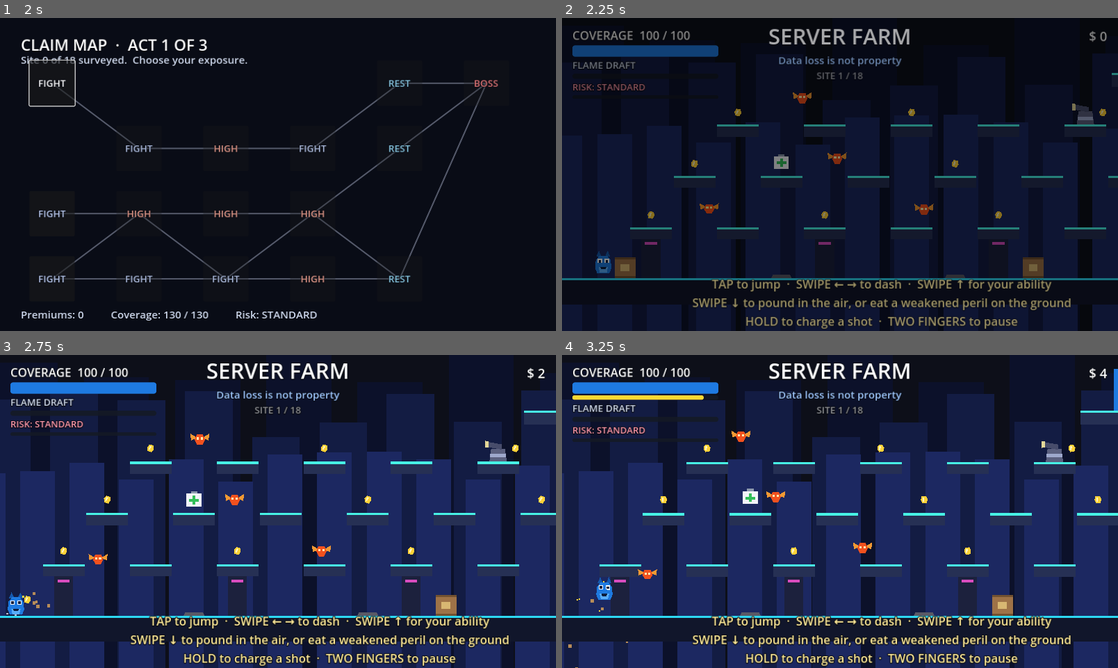
Above: before the commit, frames 1-4 (two rows, left to right).
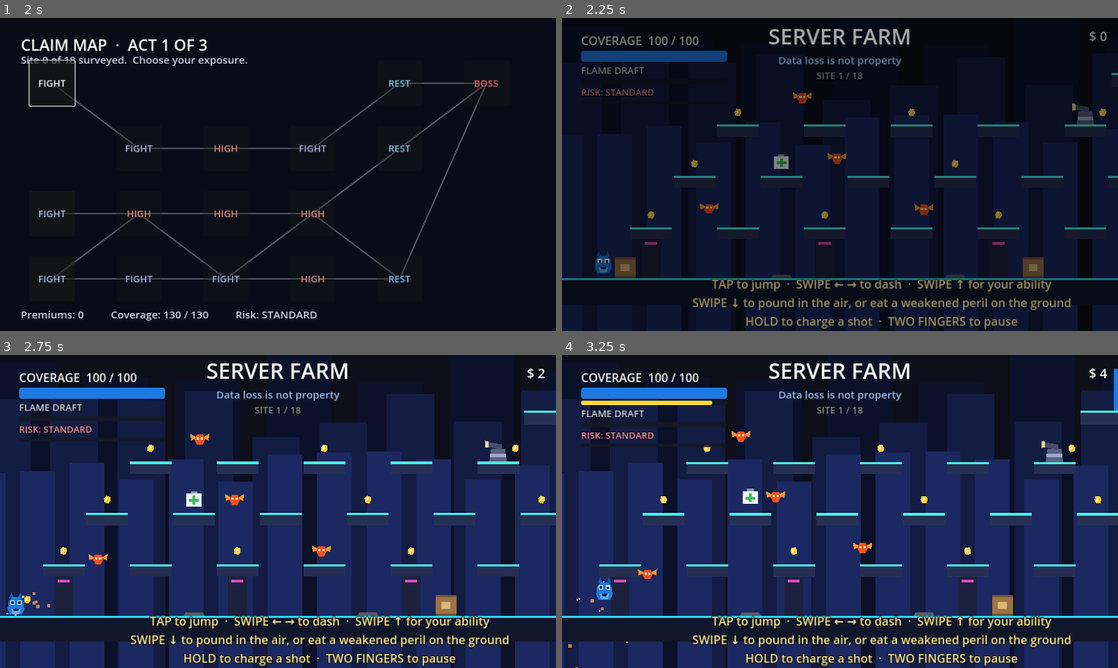
Above: after the commit, the same moments.

Repository: Yothisislogan/WIT-Monster-Risk-Run
Game: Godot game, scene res://scenes/title.tscn
Same seed, same stepped clock (60 frames per second), same inputs: the game is played once before the commit and once after it.
Inputs (mouse positions are in pixels of both pictures, inside the frame that each line leads up to):
- Up to frame 1 (2 s): click "NEW POLICY" at 0.5 s; click "LOW DEDUCTIBLE More Coverage,…" at 1.25 s
- Up to frame 2 (2.25 s): click "FIGHT" at 2 s
- Up to frame 3 (2.75 s): no input
- Up to frame 4 (3.25 s): tap Enter (ui_accept) at 2.75 s; move the mouse to (962, 495) at 2.77 s; hold D (move_right) from 2.78 s (still down); hold J (attack) from 2.78 s (still down); click (962, 495) at 2.92 s; tap Space (jump) at 3.02 s

Frame 1 is identical in both runs. In frame 2, 2.0% of the frame differs, in the area x 1-30%, y 4-25%; in frame 3, 3.1%; in frame 4, 3.6%, in the area x 1-30%, y 4-30%.

Commit message:
Fix the camera framing that puts the Monster off screen on non-16:9 windows
Found the mechanism, and it is arithmetic rather than a guess.

Rooms are a 1600x720 shell and room.gd's camera_bounds matches that exactly.
project.godot stretches with aspect "expand", which means the viewport is not
1280x720 on anything that is not 16:9 — it is 1280 wide by whatever the window
aspect asks for. A 16:10 laptop resolves to 1280x800. A 3:2 tablet to
1280x853. The window the bug was reported from resolves to 1280x729.

Godot cannot honour a camera limit box smaller than the view. limit_top and
limit_bottom cannot both be satisfied when the view is taller than the box, so
the clamps fight and the camera settles somewhere neither edge asked for. That
is a framing error with no error message anywhere, and off-screen is exactly
what it looks like.

apply_camera_bounds now grows the box around the room's centre until it covers
the viewport. On a window the room already covers nothing moves at all, so the
16:9 and 20:9 framing is unchanged; on everything else the clamps become
satisfiable and the camera frames the Monster.

check_title.py asserts it, reading the room shell height from room.gd and the
tallest supported aspect from its own constant, and fails if player.gd stops
growing the box. Verified by removing the grow.

Also pulled the Coverage readouts in from 24px to 44px. On the reported
screenshot the HUD is flush against the left edge and clipped, and while the
HUD is correctly inset in the game's own coordinate space — nothing moves that
CanvasLayer — a thin margin is the first thing a phone notch, a rounded corner
or a browser canvas crop eats.

Co-Authored-By: Claude Opus 5 <noreply@anthropic.com>
Claude-Session: https://claude.ai/code/session_01KL9N9RcnY6sMebCLjmzeUt

Diff:
--- a/scenes/ui/hud.tscn
+++ b/scenes/ui/hud.tscn
@@ -47,10 +47,10 @@
 mouse_filter = 2
 
 [node name="CoverageBox" type="VBoxContainer" parent="Root"]
-offset_left = 24.0
-offset_top = 20.0
-offset_right = 360.0
-offset_bottom = 96.0
+offset_left = 44.0
+offset_top = 32.0
+offset_right = 380.0
+offset_bottom = 108.0
 
 [node name="CoverageLabel" type="Label" parent="Root/CoverageBox"]
 unique_name_in_owner = true
--- a/scripts/player/player.gd
+++ b/scripts/player/player.gd
@@ -213,10 +213,27 @@
 ## Rooms clamp the camera so the void outside the level is never on screen.
 func apply_camera_bounds(bounds: Rect2) -> void:
 	var camera: Camera2D = $Camera
-	camera.limit_left = int(bounds.position.x)
-	camera.limit_top = int(bounds.position.y)
-	camera.limit_right = int(bounds.position.x + bounds.size.x)
-	camera.limit_bottom = int(bounds.position.y + bounds.size.y)
+	# Godot cannot honour a limit box smaller than the view. Rooms are a
+	# 1600x720 shell and project.godot stretches with aspect "expand", so the
+	# viewport is routinely TALLER than 720 — a 16:10 window resolves to
+	# 1280x800, 80px more than the box allows. When that happens limit_top and
+	# limit_bottom cannot both be satisfied, the clamps fight, and the camera
+	# settles somewhere neither edge asked for: the Monster ends up off screen
+	# with nothing reporting an error. Growing the box around the room's centre
+	# keeps the clamps satisfiable on any aspect and never moves the framing on
+	# a viewport the room already covers.
+	var view := get_viewport_rect().size
+	var box := bounds
+	if box.size.x < view.x:
+		box.position.x -= (view.x - box.size.x) * 0.5
+		box.size.x = view.x
+	if box.size.y < view.y:
+		box.position.y -= (view.y - box.size.y) * 0.5
+		box.size.y = view.y
+	camera.limit_left = int(box.position.x)
+	camera.limit_top = int(box.position.y)
+	camera.limit_right = int(box.position.x + box.size.x)
+	camera.limit_bottom = int(box.position.y + box.size.y)
 	# Twice, on purpose. main.gd teleports the player and calls this in the same
 	# frame, and the camera is a CHILD of the player — so at this moment its own
 	# global transform has not necessarily caught up with the parent it was just
Not shown, changed: tools/check_title.py
